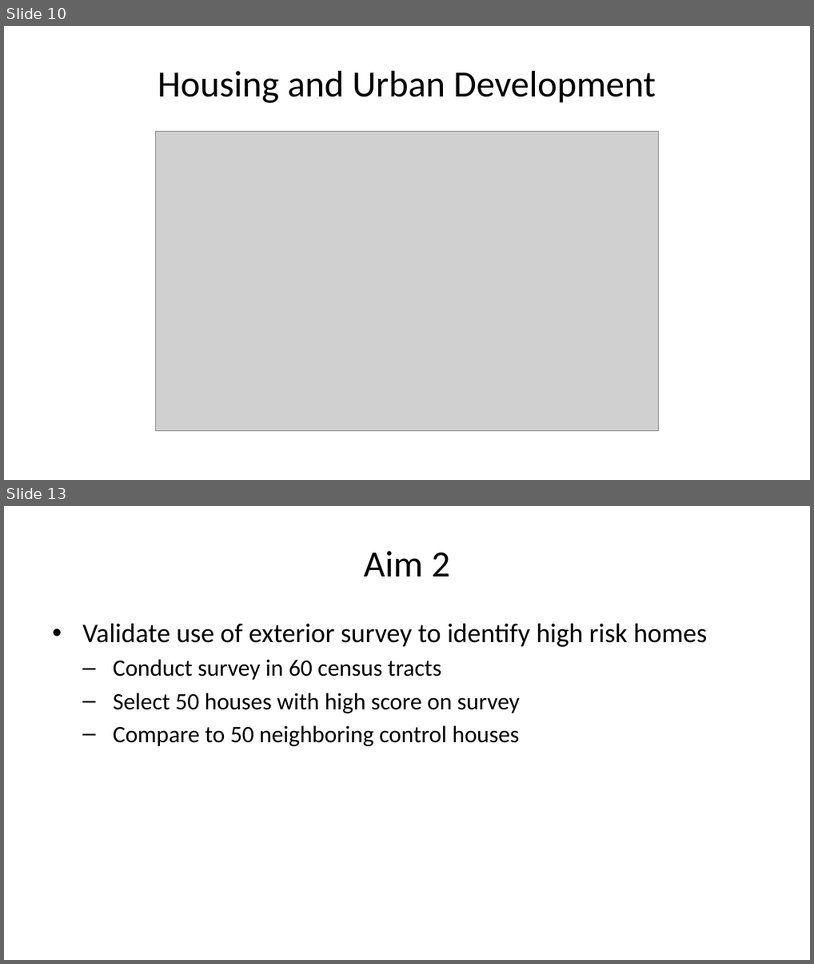
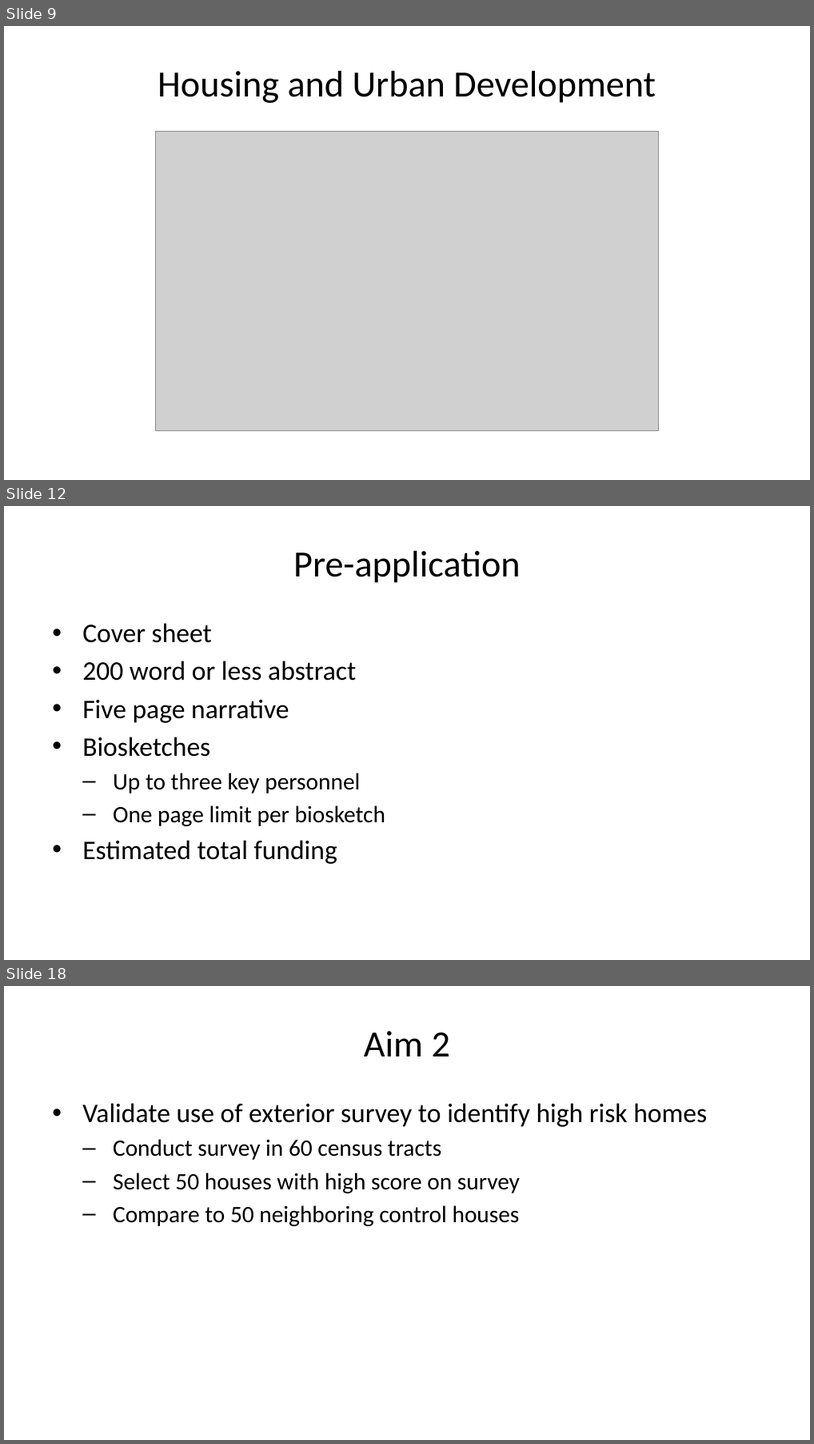
Before and after one commit to pmean/papers-and-presentations, a slide deck: kc-lead-impact/results/dbhi-presentation.pptx. Shown one above the other, each under a label of ours: slides 10 and 13 before the commit, slides 9, 12 and 18 after it; the slides between them are not shown. The pictures are 814x964 and 814x1444 pixels, drawn with LibreOffice and Linux fonts; fonts in the diff are those of the drawing; grey boxes stand for pictures. Boxes give left, top, right and bottom in pixels: in the first picture for what was removed or moved away, otherwise in the second. Text is boxed around its words. In the diff, an @@ line names an element or a change of style, - is before the commit and + after.

Commit message:
Simplified slide titles for dbhi-presentation.md

```diff
--- a/kc-lead-impact/results/dbhi-presentation.pptx
+++ b/kc-lead-impact/results/dbhi-presentation.pptx
@@ slide 12 added at (4,506,810,960), background #FFFFFF @@
@@ title added at (294,551,520,583), 33 pt, text #000000 @@
+Pre-application
@@ text added at (82,623,386,864), 24 pt, text #000000 @@
+• Cover sheet
+• 200 word or less abstract
+• Five page narrative
+• Biosketches
+  – Up to three key personnel
+  – One page limit per biosketch
+• Estimated total funding
@@ what was slide 10 is now slide 9 @@
@@ what was slide 13 is now slide 18 @@
```
Also in this commit, not shown: 1 slide changed, 7 other slides added, 3 slides removed, 3 other files.
